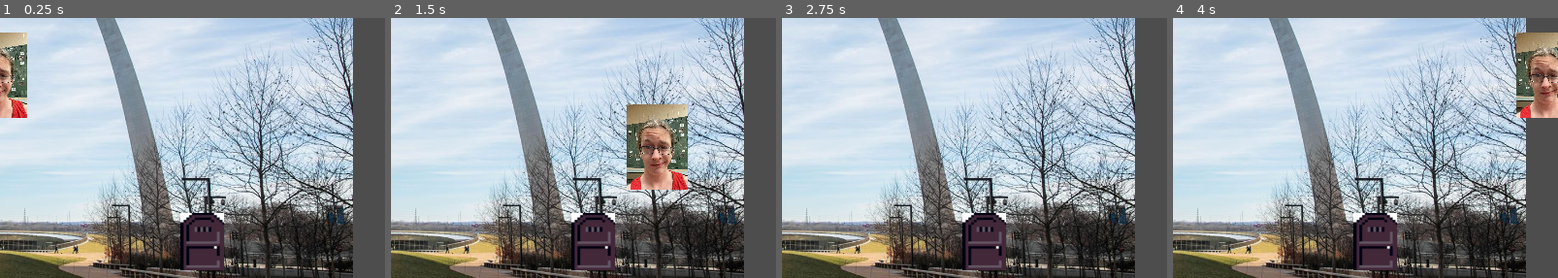
Above: before the commit, frames 1-4 (left to right).
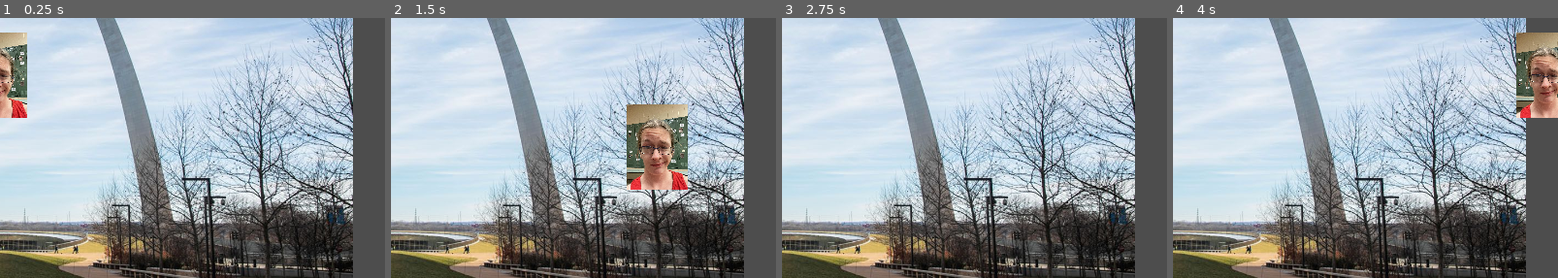
Above: after the commit, the same moments.

Repository: Derfla12345/imnotarobot
Game: Godot game, scene res://Areas/area_1.tscn
Same seed, same stepped clock (60 frames per second), same inputs: the game is played once before the commit and once after it.
Inputs (mouse positions are % of the whole screen's width and height, from its top left):
- Up to frame 1 (0.25 s): no input
- Up to frame 2 (1.5 s): tap Enter at 0.5 s; move the mouse to (72, 42) at 0.52 s; hold D (move_right) 0.53-1.28 s; tap Z (interact) at 0.6, 1.35 s; move the mouse to (29, 53) at 1.27 s; hold S (move_down) from 1.28 s (still down)
- Up to frame 3 (2.75 s): move the mouse to (60, 23) at 2.02 s; release S (move_down) at 2.03 s; hold D (move_right) from 2.03 s (still down); tap Z (interact) at 2.1 s
- Up to frame 4 (4 s): tap Space at 2.75 s; move the mouse to (45, 70) at 2.77 s; release D (move_right) at 2.78 s; hold W (move_up) 2.78-3.53 s; tap Z (interact) at 2.85, 3.6 s; tap Enter at 3.5 s; move the mouse to (80, 64) at 3.52 s; hold A (move_left) from 3.53 s (still down)
The pictures show only the part of the screen within x 50-100%, y 28-78%; the shares and areas given below are measured in that part.

The runs differ from the first frame. In frame 1, 1.9% of the frame differs, in the area x 46-59%, y 75-98%; in frame 2, 1.9%; in frame 3, 1.9%; in frame 4, 1.9%.

Commit message:
door moves camera now
check it out guys the door moves the camera now wowie

set the camera end location with an exported variable attached to the door

Diff:
--- a/Areas/area_1.tscn
+++ b/Areas/area_1.tscn
@@ -3,6 +3,7 @@
 [ext_resource type="Texture2D" uid="uid://2b12t8ttc7p2" path="res://Areas/arch.jpg" id="1_ae2e2"]
 [ext_resource type="PackedScene" uid="uid://dge5shacvhvq1" path="res://Player/player.tscn" id="1_bmh1r"]
 [ext_resource type="Script" uid="uid://c0n1kd68ytvh6" path="res://Areas/area_1.gd" id="1_il02v"]
+[ext_resource type="Texture2D" uid="uid://b7iqw33cuhadc" path="res://Areas/omori-review-1-scaled.jpg" id="3_01mxt"]
 [ext_resource type="PackedScene" uid="uid://ce385k0b1qxe4" path="res://Entities/Computer1/computer_1.tscn" id="5_e5usc"]
 [ext_resource type="PackedScene" uid="uid://bn21dqcc0ogsi" path="res://Entities/Door/door.tscn" id="6_01mxt"]
 
@@ -13,6 +14,11 @@
 position = Vector2(3.0517578e-05, -1)
 scale = Vector2(0.1908881, 0.19088812)
 texture = ExtResource("1_ae2e2")
+
+[node name="OmoriReview1Scaled" type="Sprite2D" parent="." unique_id=1374521555]
+position = Vector2(474.00003, -1.1324883e-06)
+scale = Vector2(0.08834635, 0.088346355)
+texture = ExtResource("3_01mxt")
 
 [node name="Player" parent="." unique_id=1745909773 instance=ExtResource("1_bmh1r")]
 position = Vector2(1.8189894e-12, 0)
@@ -27,9 +33,10 @@
 door_send_id = 2
 
 [node name="Door2" parent="." unique_id=1342489617 instance=ExtResource("6_01mxt")]
-position = Vector2(71, 43)
+position = Vector2(531, 44)
 door_id = 2
 door_send_id = 1
+camera_location = Vector2(475, 0)
 
 [node name="Camera2D" type="Camera2D" parent="." unique_id=522103959]
 zoom = Vector2(2.96, 2.96)
--- a/Entities/Door/door.gd
+++ b/Entities/Door/door.gd
@@ -6,6 +6,7 @@
 @export var door_id: int = 0
 @export var door_send_id: int = 0
 @export var exit_location_index: int = 0 # 0123 for NESW
+@export var camera_location: Vector2
 
 @onready var receive_door = find_receive_door(door_send_id)
 @onready var player_exit_location = get_node("PlayerExitLocation")
@@ -53,3 +54,6 @@
 			exit_location = get_node("PlayerExitEast").get_position()
 
 	return (position + exit_location)
+
+func get_camera_location():
+	return camera_location
--- a/player.gd
+++ b/player.gd
@@ -1,5 +1,7 @@
 extends CharacterBody2D
 
+
+@onready var area_camera = get_area_camera()
 
 var interactable_object = false
 var activity_lock: bool = false
@@ -30,3 +32,15 @@
 
 func enter_door(door: Area2D):
 	position = door.get_exit_location()
+	area_camera.position = door.get_camera_location()
+
+func get_area_camera():
+	var found_node: Camera2D
+
+	if (get_parent()):
+		var children = get_parent().get_children()
+		for i in children:
+			if i is Camera2D:
+				found_node = i
+
+	return found_node
